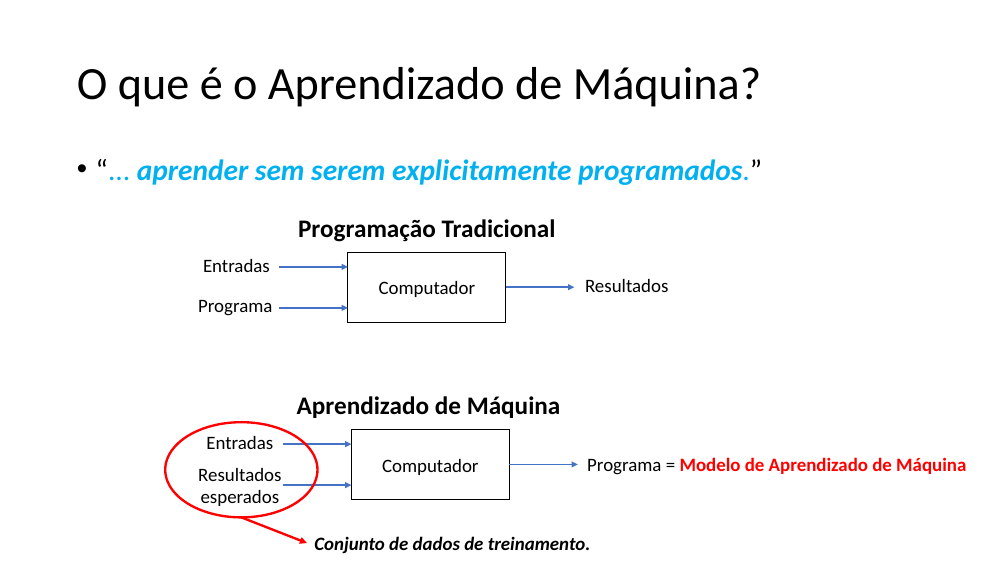
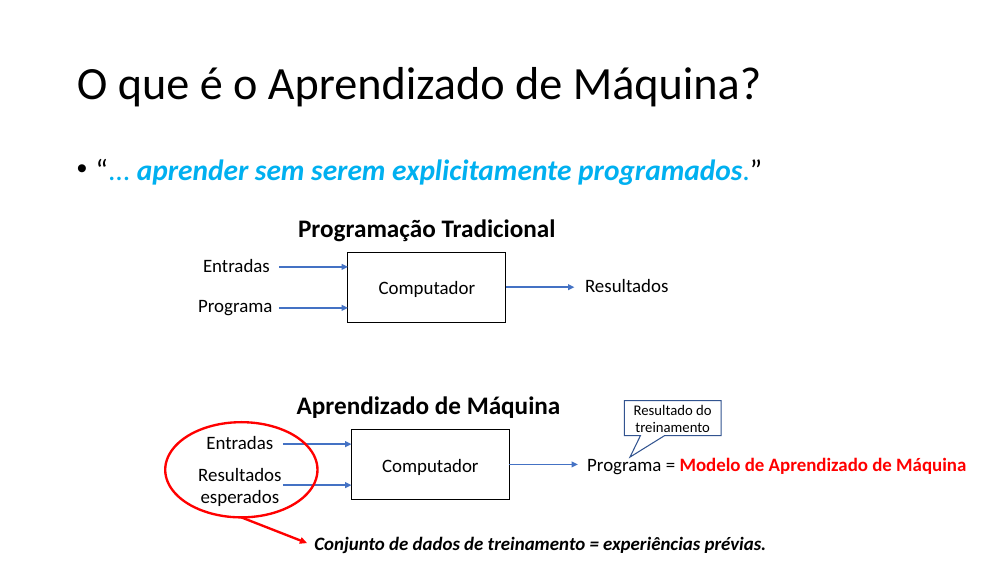
Before and after one commit to zz4fap/t319_aprendizado_de_maquina, a slide deck: slide 11 of slides/T319_Introdução.pptx. Drawn at 1008x567 pixels with LibreOffice and Linux fonts; fonts in the diff are those of the drawing. Boxes give left, top, right and bottom in pixels: in the first picture for what was removed or moved away, otherwise in the second. Text is boxed around its words. In the diff, an @@ line names an element or a change of style, - is before the commit and + after.

```diff
--- a/slides/T319_Introdução.pptx
+++ b/slides/T319_Introdução.pptx
@@ speech box added at (x1=625, y1=401, x2=721, y2=436), outline #325491 1 pt, 14 pt, text #000000 @@
+Resultado do treinamento
@@ text at (x1=314, y1=536, x2=767, y2=554): text changed @@
-Conjunto de dados de treinamento.
+Conjunto de dados de treinamento = experiências prévias.
```
Also in this commit, not shown: 17 other slides changed, 1 other file.
